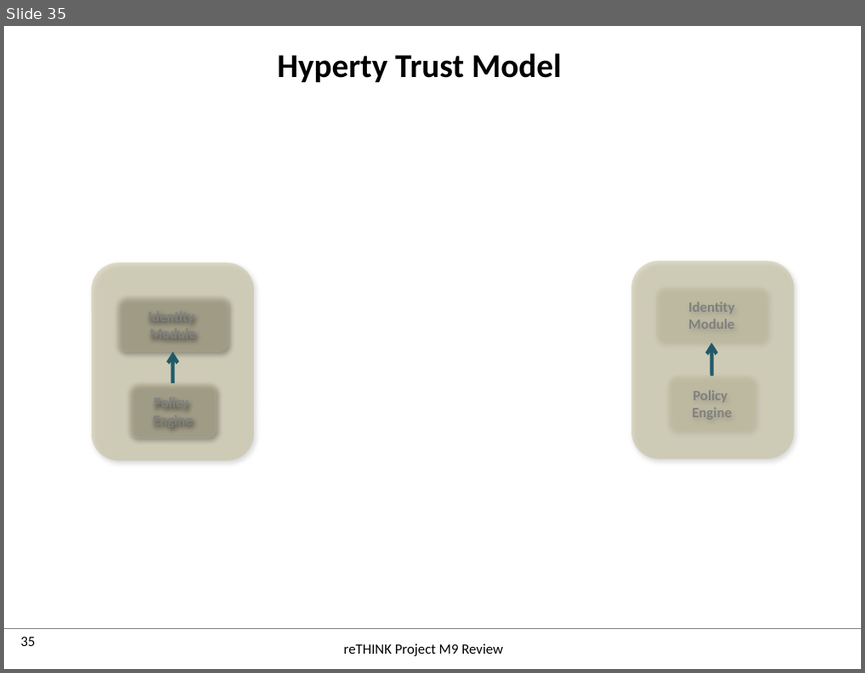
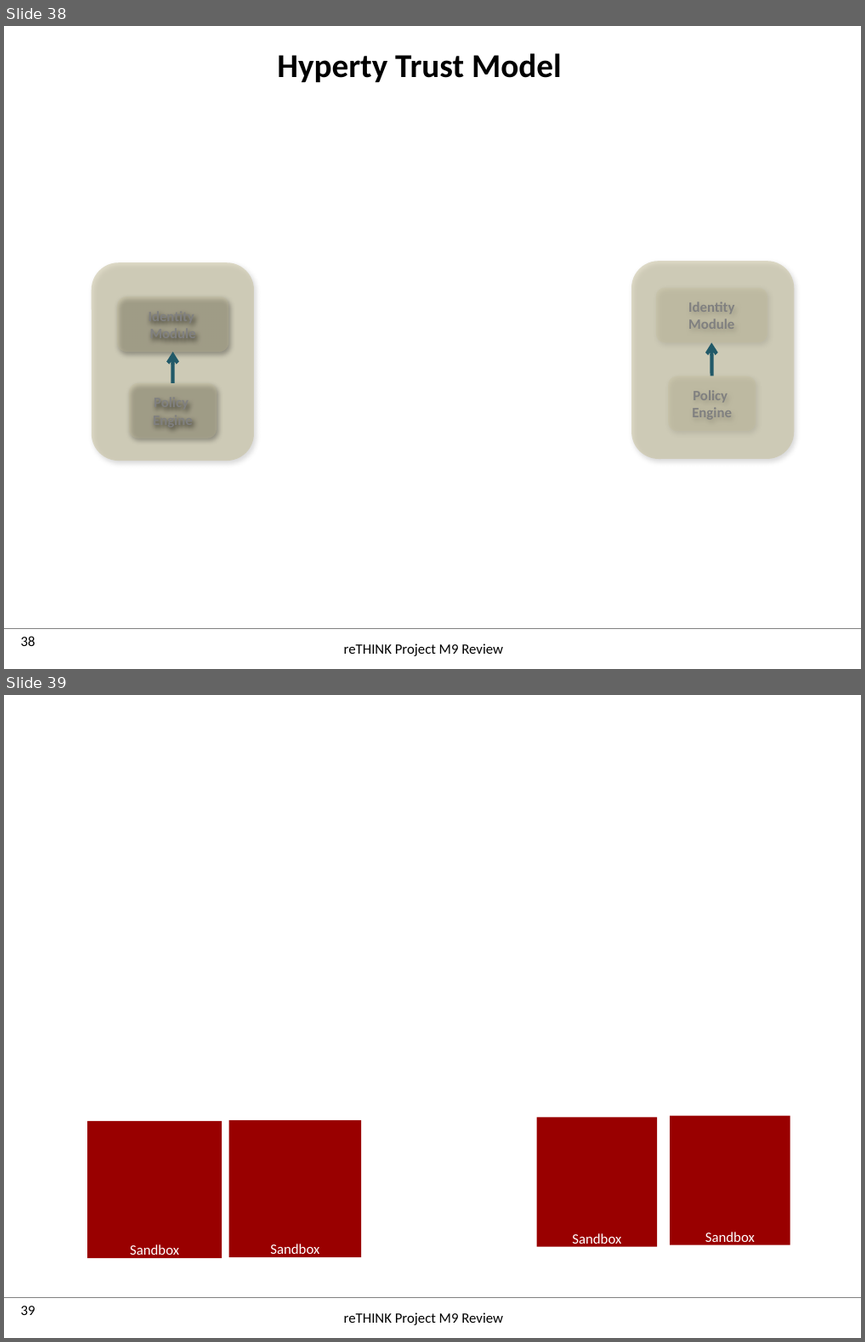
Before and after one commit to reTHINK-project/specs, a slide deck: tutorials/images.pptx. Shown one above the other, each under a label of ours: slide 35 before the commit, slides 38 and 39 after it. The pictures are 865x673 and 865x1342 pixels, drawn with LibreOffice and Linux fonts; fonts in the diff are those of the drawing; background and template pictures are left out. Boxes give left, top, right and bottom in pixels: in the first picture for what was removed or moved away, otherwise in the second. Text is boxed around its words. In the diff, an @@ line names an element or a change of style, - is before the commit and + after.

```diff
--- a/tutorials/images.pptx
+++ b/tutorials/images.pptx
@@ slide 39 added at (4,695,861,1338), background #FFFFFF; not listed: 2 template elements that a slide beside it also shows @@
@@ rectangle added at (87,1121,222,1258), fill #990000, 12 pt, text #FFFFFF @@
+Sandbox
@@ rectangle added at (229,1120,361,1257), fill #990000, 12 pt, text #FFFFFF @@
+Sandbox
@@ rectangle added at (537,1117,657,1246), fill #990000, 12 pt, text #FFFFFF @@
+Sandbox
@@ rectangle added at (670,1116,789,1245), fill #990000, 12 pt, text #FFFFFF @@
+Sandbox
@@ text added at (344,1312,503,1325), 12 pt, text #000000 @@
+reTHINK Project M9 Review
@@ what was slide 35 is now slide 38 @@
@@ page number at (21,635,35,646): text changed @@
-35
+38
```
Also in this commit, not shown: 5 other slides added, 4 other files.
